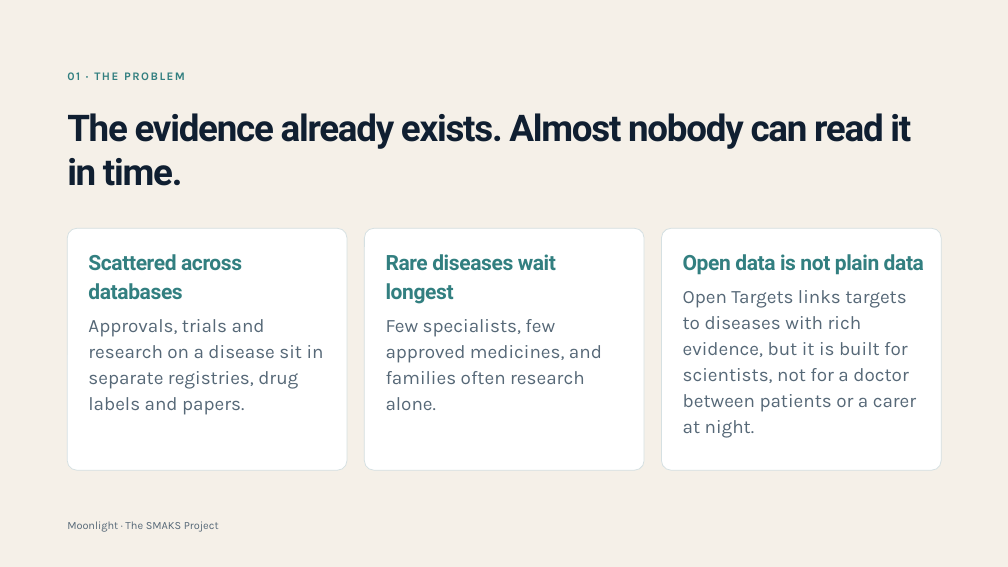
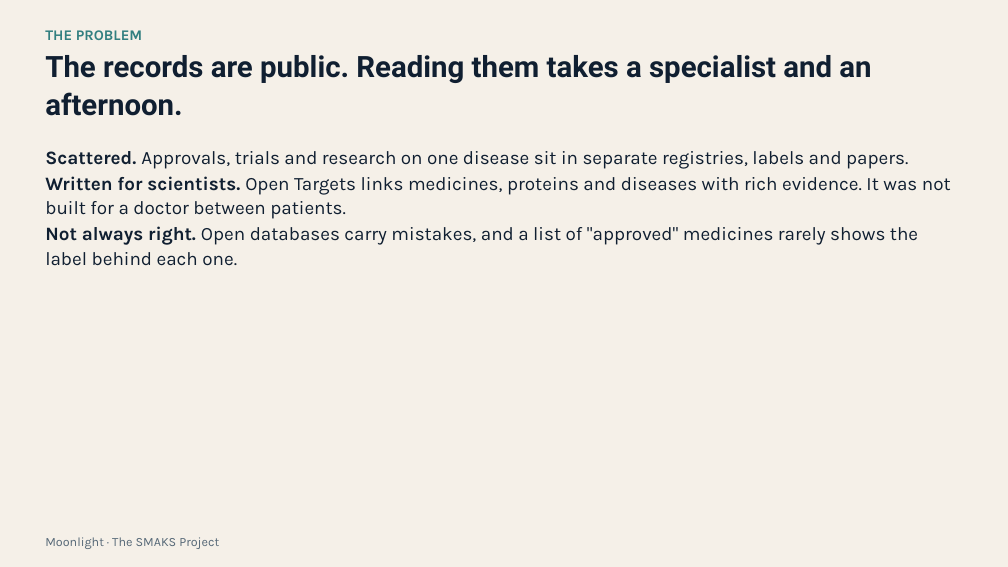
Before and after one commit to Moonlight-Clues/moonlight, a slide deck: slide 2 of docs/pitch/moonlight-deck-doctors-19nov.pptx. Drawn at 1008x567 pixels with LibreOffice and Linux fonts; fonts in the diff are those of the drawing. Boxes give left, top, right and bottom in pixels: in the first picture for what was removed or moved away, otherwise in the second. Text is boxed around its words. In the diff, an @@ line names an element or a change of style, - is before the commit and + after.

```diff
--- a/docs/pitch/moonlight-deck-doctors-19nov.pptx
+++ b/docs/pitch/moonlight-deck-doctors-19nov.pptx
@@ text at bbox=[45, 30, 142, 40]: text changed; size 11 to 14 pt @@
-01 · THE PROBLEM
+THE PROBLEM
@@ text added at bbox=[45, 55, 871, 116], 28 pt, text #101F31, bold @@
+The records are public. Reading them takes a specialist and an afternoon.
@@ text removed at bbox=[67, 113, 911, 186] @@
-The evidence already exists. Almost nobody can read it in time.
@@ text added at bbox=[45, 151, 951, 266], 18 pt, text #101F31 @@
+Scattered. Approvals, trials and research on one disease sit in separate registries, labels and papers.
+Written for scientists. Open Targets links medicines, proteins and diseases with rich evidence. It was not built for a doctor between patients.
+Not always right. Open databases carry mistakes, and a list of "approved" medicines rarely shows the label behind each one.
@@ rounded rectangle removed at bbox=[67, 228, 347, 470] @@
@@ rounded rectangle removed at bbox=[364, 228, 644, 470] @@
@@ rounded rectangle removed at bbox=[662, 228, 941, 470] @@
@@ text removed at bbox=[88, 254, 324, 415] @@
-Scattered across databases
-Approvals, trials and research on a disease sit in separate registries, drug labels and papers.
@@ text removed at bbox=[386, 254, 602, 410] @@
-Rare diseases wait longest
-Few specialists, few approved medicines, and families often research alone.
@@ text removed at bbox=[683, 254, 924, 438] @@
-Open data is not plain data
-Open Targets links targets to diseases with rich evidence, but it is built for scientists, not for a doctor between patients or a carer at night.
@@ text "Moonlight · The SMAKS Project": place and size @@
-text "Moonlight · The SMAKS Project" at bbox=[67, 521, 219, 532]
+text "Moonlight · The SMAKS Project" at bbox=[45, 537, 219, 549]
@@ text "Moonlight · The SMAKS Project" at bbox=[45, 537, 219, 549]: size 10.5 to 12 pt; line spacing 1 to 1.08 @@
```
Also in this commit, not shown: 6 other slides changed, 4 slides added, 4 slides removed, 1 other file.
